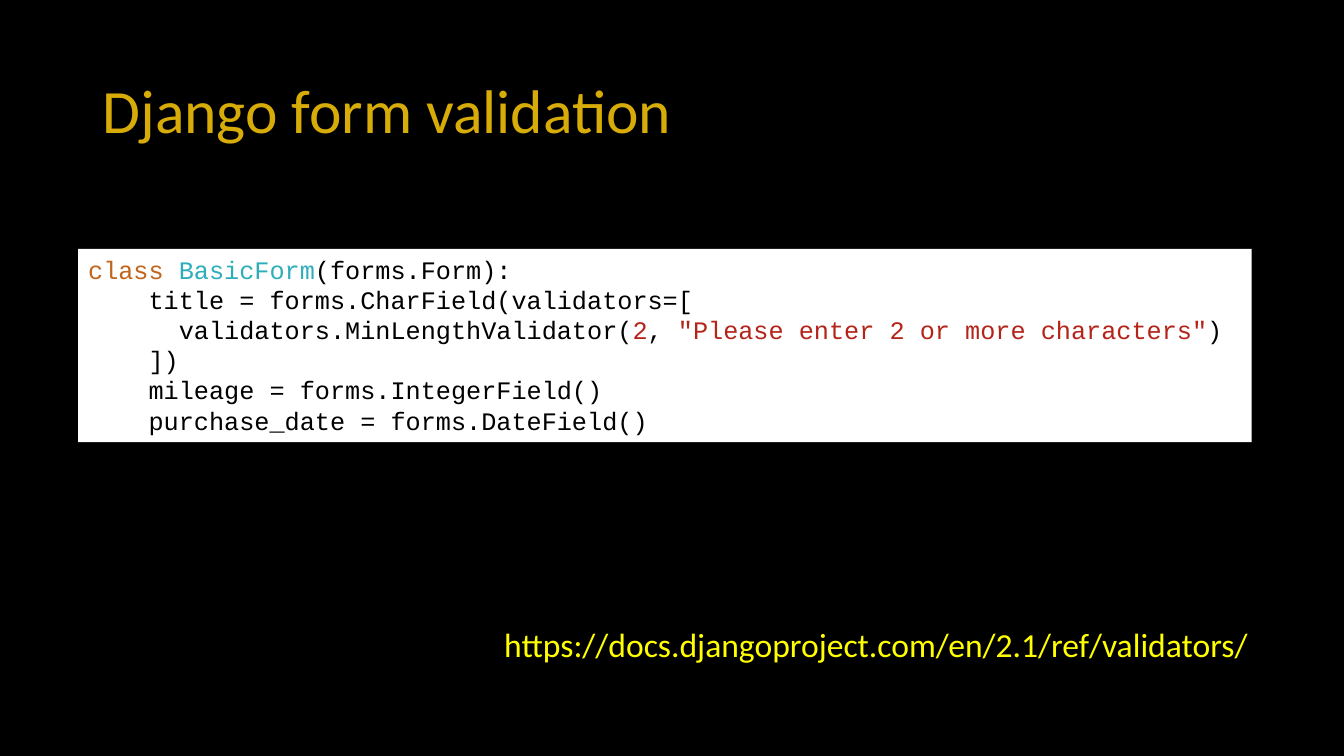
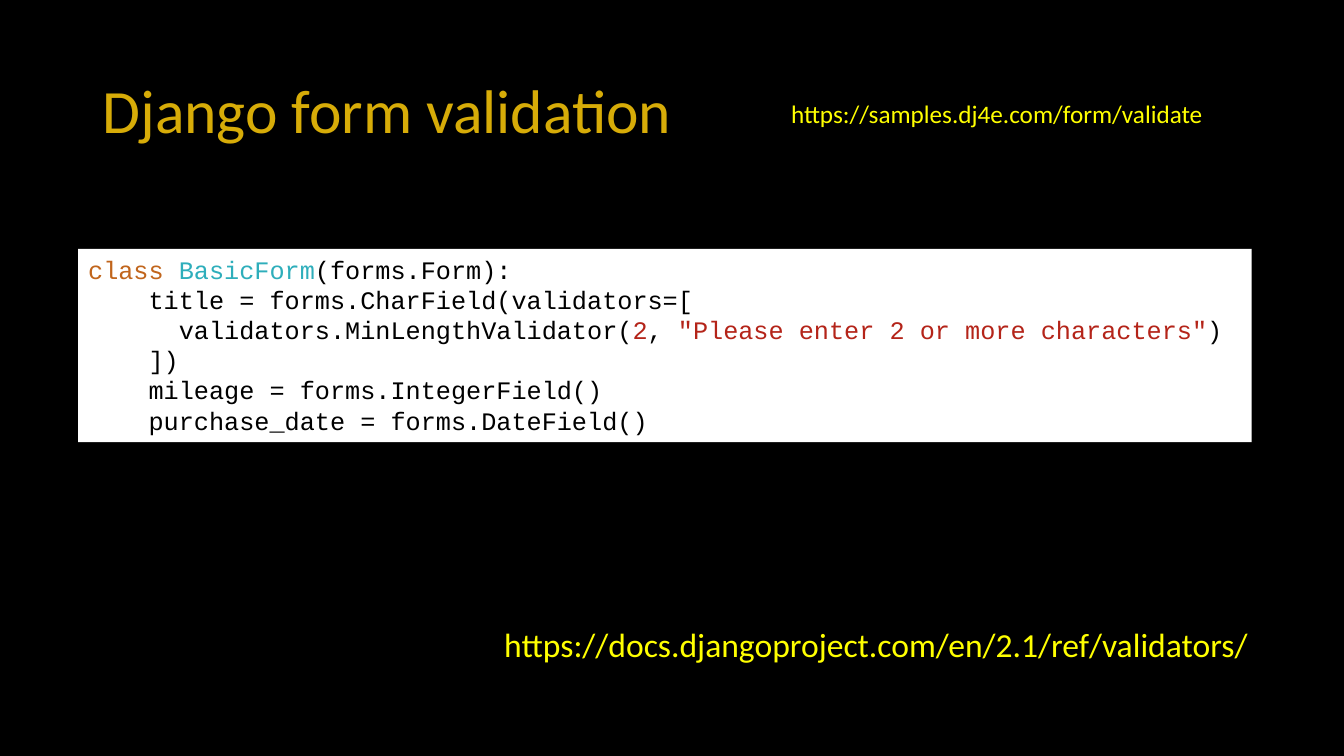
Before and after one commit to csev/dj4e, a slide deck: slide 24 of lectures/DJ-09-Forms.pptx (slide 23 before the commit). Drawn at 1344x756 pixels with LibreOffice and Linux fonts; fonts in the diff are those of the drawing. Boxes give left, top, right and bottom in pixels: in the first picture for what was removed or moved away, otherwise in the second. Text is boxed around its words. In the diff, an @@ line names an element or a change of style, - is before the commit and + after.

```diff
--- a/lectures/DJ-09-Forms.pptx
+++ b/lectures/DJ-09-Forms.pptx
@@ text added at (x1=791, y1=105, x2=1202, y2=128), 18 pt, text #FFFF00 @@
+https://samples.dj4e.com/form/validate
```
Also in this commit, not shown: 13 other slides changed, 2 slides added, 7 other files.
